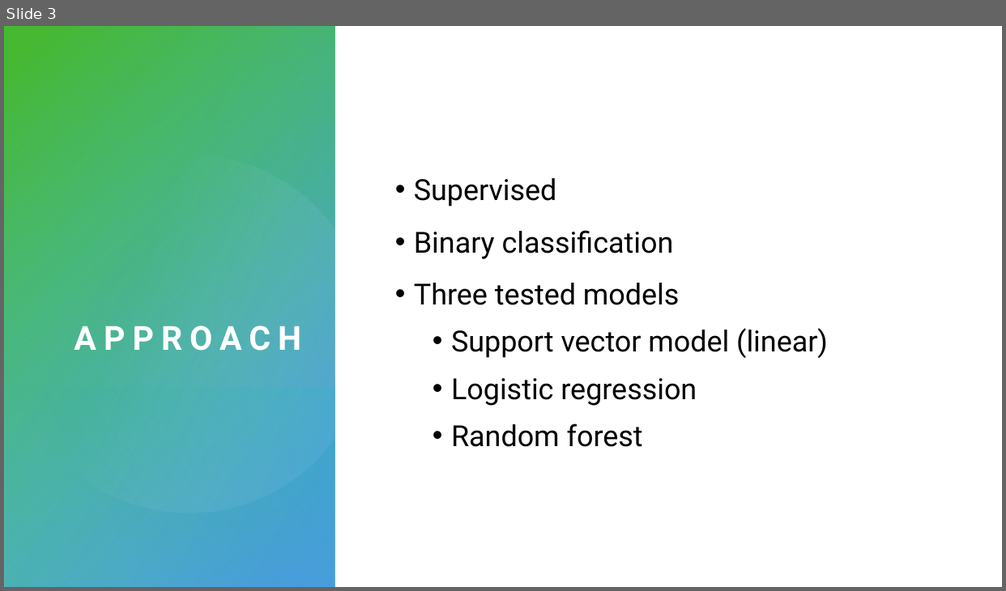
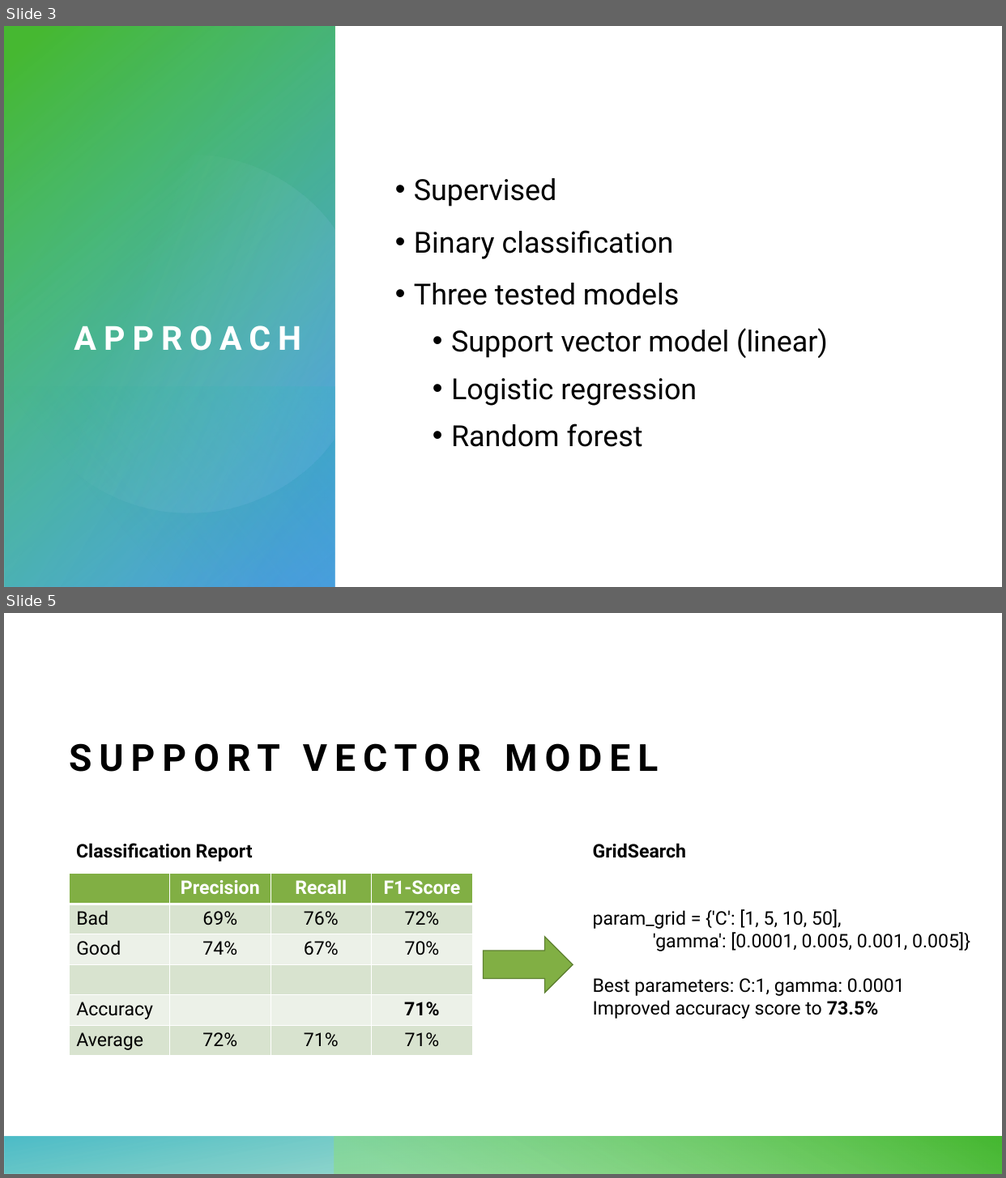
Before and after one commit to kirstenfischl/credit-classification, a slide deck: Final_Presentation.pptx. Shown one above the other, each under a label of ours: slide 3 before the commit, slides 3 and 5 after it; the slides between them are not shown. The pictures are 1006x591 and 1006x1178 pixels, drawn with LibreOffice and Linux fonts; fonts in the diff are those of the drawing. Boxes give left, top, right and bottom in pixels: in the first picture for what was removed or moved away, otherwise in the second. Text is boxed around its words. In the diff, an @@ line names an element or a change of style, - is before the commit and + after.

```diff
--- a/Final_Presentation.pptx
+++ b/Final_Presentation.pptx
@@ slide 5 added at [4,613,1002,1174], background #FFFFFF; not listed: 2 template elements that a slide beside it also shows @@
@@ title added at [69,743,658,772], 36 pt, text #000000, bold @@
+SUPPORT VECTOR MODEL
@@ text added at [76,843,253,862], 18 pt, text #000000, bold @@
+Classification Report
@@ text added at [593,843,970,1019], 18 pt, text #000000 @@
+GridSearch
+param_grid = {'C': [1, 5, 10, 50],
+'gamma': [0.0001, 0.005, 0.001, 0.005]}
+Best parameters: C:1, gamma: 0.0001
+Improved accuracy score to 73.5%
@@ table added at [69,874,473,1055], 6 rows, 4 columns @@
+ | Precision | Recall | F1-Score
+Bad | 69% | 76% | 72%
+Good | 74% | 67% | 70%
+ |  |  | 
+Accuracy |  |  | 71%
+Average | 72% | 71% | 71%
@@ right arrow added at [484,937,573,994], fill #81AF44, outline #5F8132 1 pt @@
```
Also in this commit, not shown: 2 slides changed, 4 other slides added, 2 other files.
